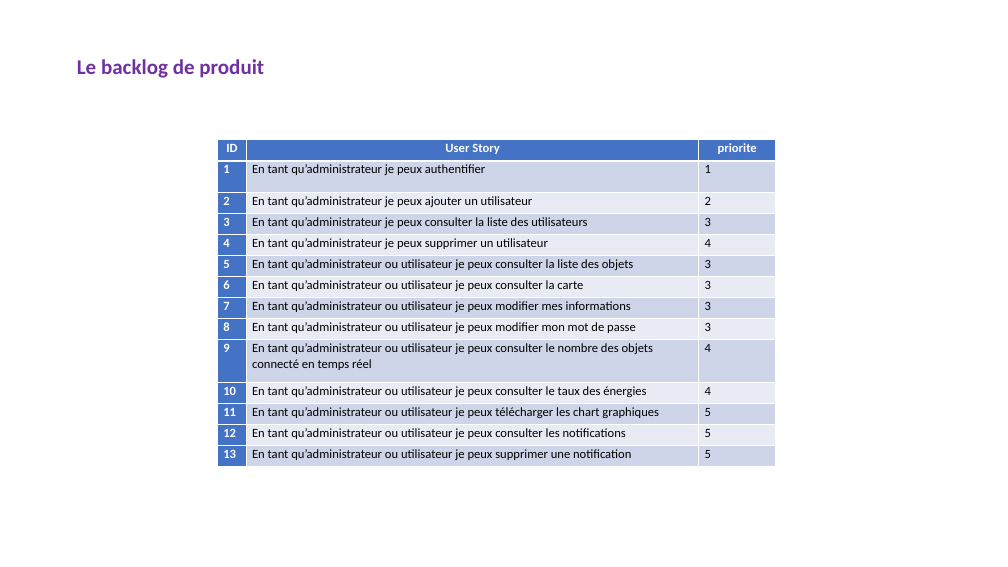
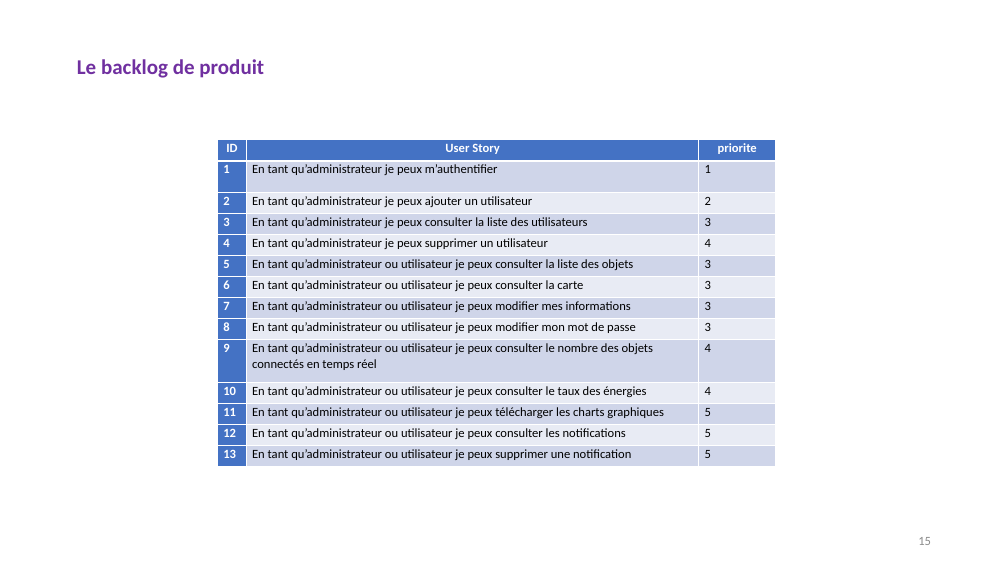
Before and after one commit to HabibAroua/Conception-la-mise-en-place-et-test-d-une-application-d-Internet-of-Mobile-Things, a slide deck: slide 15 of ppe-presentation.pptx. Drawn at 1008x567 pixels with LibreOffice and Linux fonts; fonts in the diff are those of the drawing. Boxes give left, top, right and bottom in pixels: in the first picture for what was removed or moved away, otherwise in the second. Text is boxed around its words. In the diff, an @@ line names an element or a change of style, - is before the commit and + after.

```diff
--- a/ppe-presentation.pptx
+++ b/ppe-presentation.pptx
@@ table at (x1=218, y1=140, x2=776, y2=467) @@
-row 2, column 2: En tant qu’administrateur je peux authentifier
+row 2, column 2: En tant qu’administrateur je peux m’authentifier
-row 10, column 2: En tant qu’administrateur ou utilisateur je peux consulter le nombre des objets connecté en temps réel
+row 10, column 2: En tant qu’administrateur ou utilisateur je peux consulter le nombre des objets connectés en temps réel
-row 12, column 2: En tant qu’administrateur ou utilisateur je peux télécharger les chart graphiques
+row 12, column 2: En tant qu’administrateur ou utilisateur je peux télécharger les charts graphiques
@@ page number added at (x1=918, y1=537, x2=931, y2=545), 12 pt, text #8C8C8C @@
+15
```
Also in this commit, not shown: 34 other slides changed, 1 slide added, 1 slide removed.
